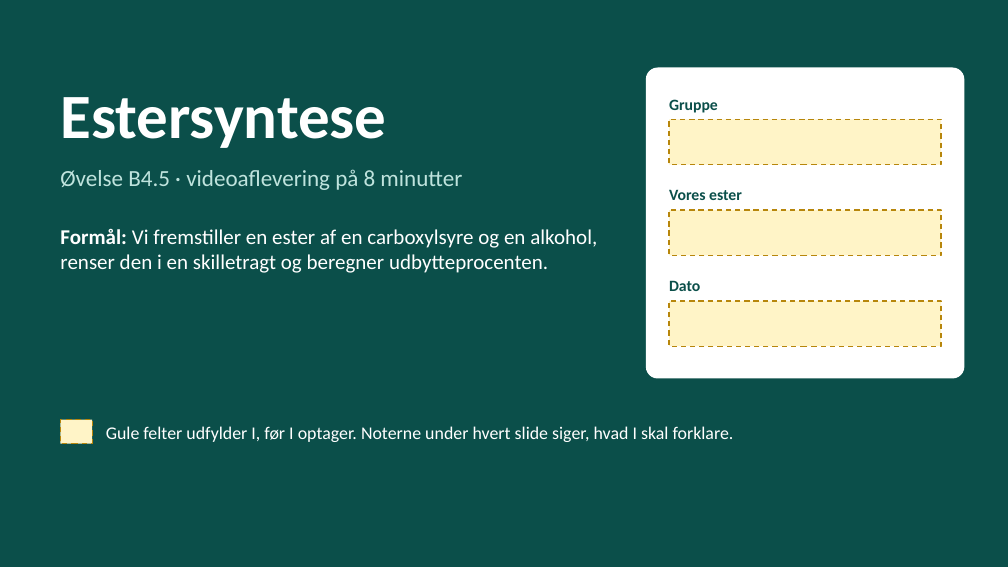
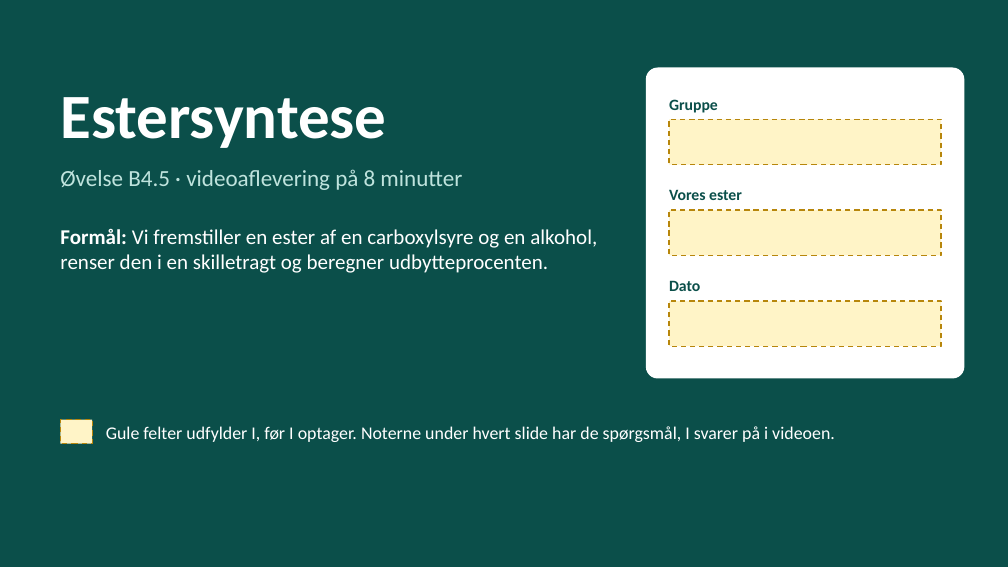
Before and after one commit to Napoleon53/NK_Kemibogen, a slide deck: slide 1 of b/oevelser/filer/b4-5-estersyntese-video.pptx. Drawn at 1008x567 pixels with LibreOffice and Linux fonts; fonts in the diff are those of the drawing. Boxes give left, top, right and bottom in pixels: in the first picture for what was removed or moved away, otherwise in the second. Text is boxed around its words. In the diff, an @@ line names an element or a change of style, - is before the commit and + after.

```diff
--- a/b/oevelser/filer/b4-5-estersyntese-video.pptx
+++ b/b/oevelser/filer/b4-5-estersyntese-video.pptx
@@ text at <box>106,426,835,442</box>: text changed @@
-Gule felter udfylder I, før I optager. Noterne under hvert slide siger, hvad I skal forklare.
+Gule felter udfylder I, før I optager. Noterne under hvert slide har de spørgsmål, I svarer på i videoen.
```
Also in this commit, not shown: 8 other slides changed, 5 other files.
